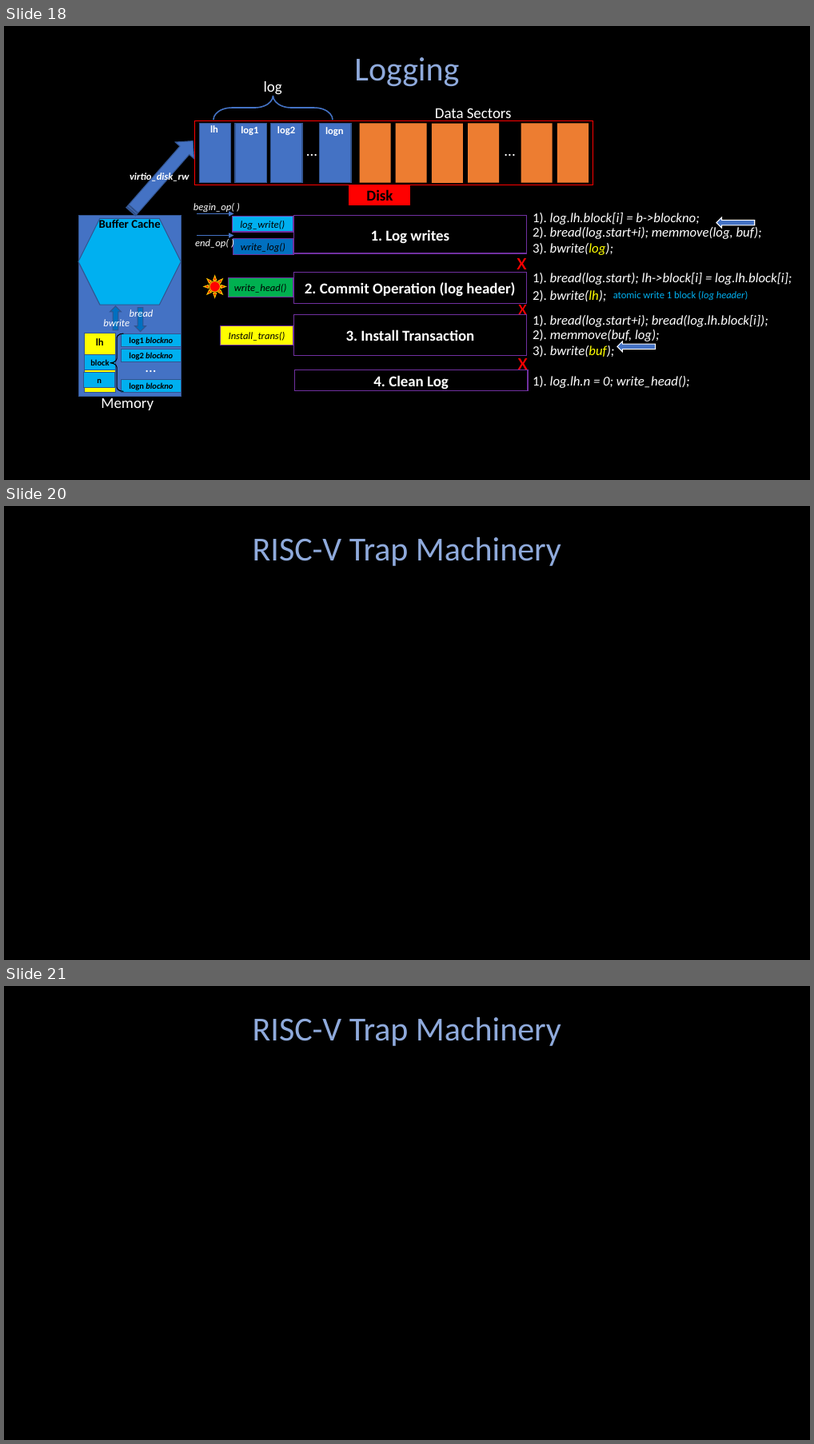
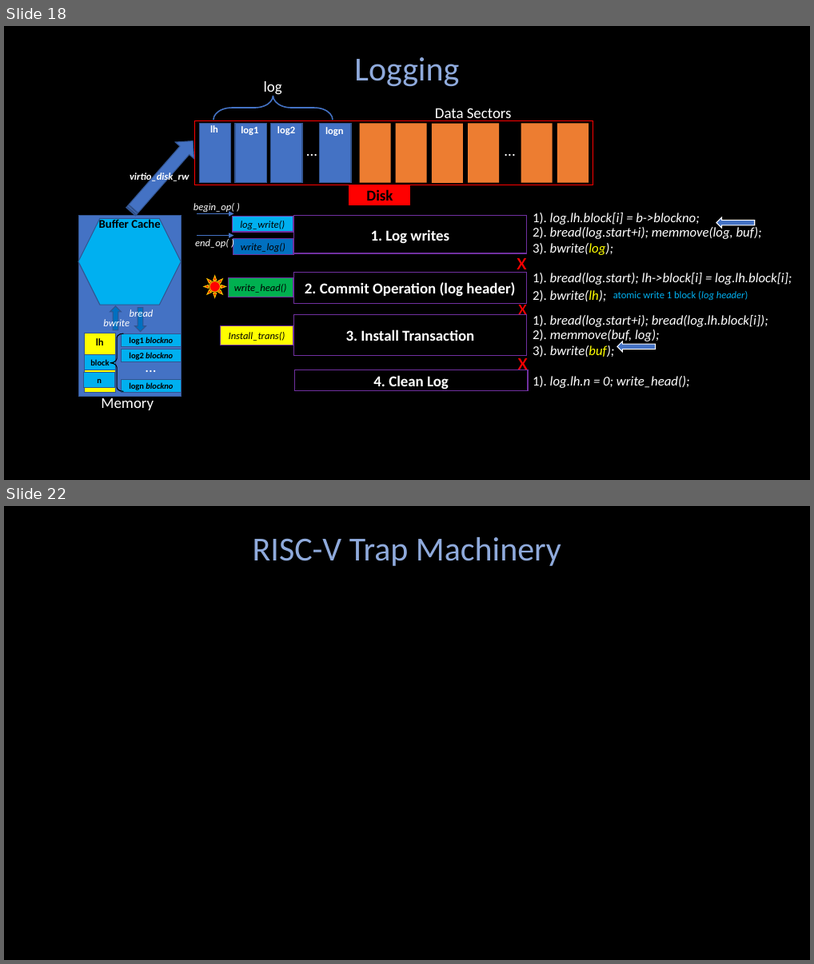
Before and after one commit to Angold-4/os, a slide deck: docs/figures/os1.pptx. Shown one above the other, each under a label of ours: slides 18, 20 and 21 before the commit, slides 18 and 22 after it; the slides between them are not shown. The pictures are 814x1444 and 814x964 pixels, drawn with LibreOffice and Linux fonts; fonts in the diff are those of the drawing. Boxes give left, top, right and bottom in pixels: in the first picture for what was removed or moved away, otherwise in the second. Text is boxed around its words. In the diff, an @@ line names an element or a change of style, - is before the commit and + after.

```diff
--- a/docs/figures/os1.pptx
+++ b/docs/figures/os1.pptx
@@ slide 20 removed at [4, 506, 810, 960], background #000000 @@
@@ text removed at [253, 537, 562, 566] @@
-RISC-V Trap Machinery
@@ what was slide 21 is now slide 22 @@
```
Also in this commit, not shown: 3 slides added, 1 other slide removed.
